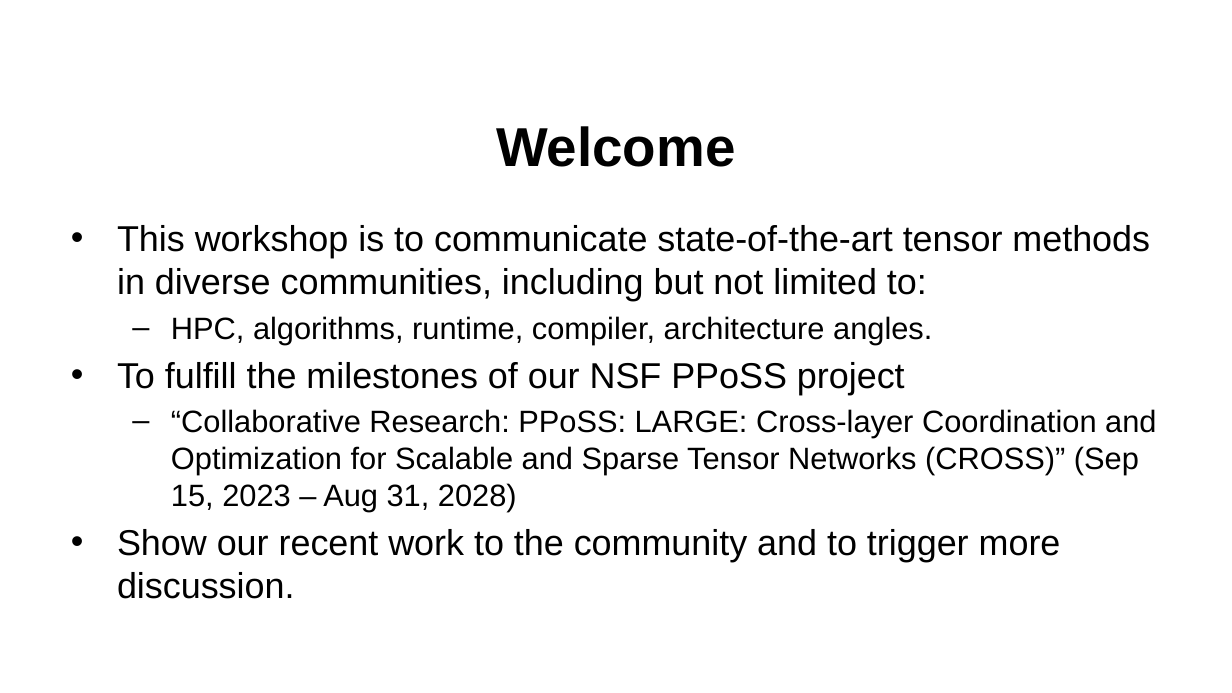
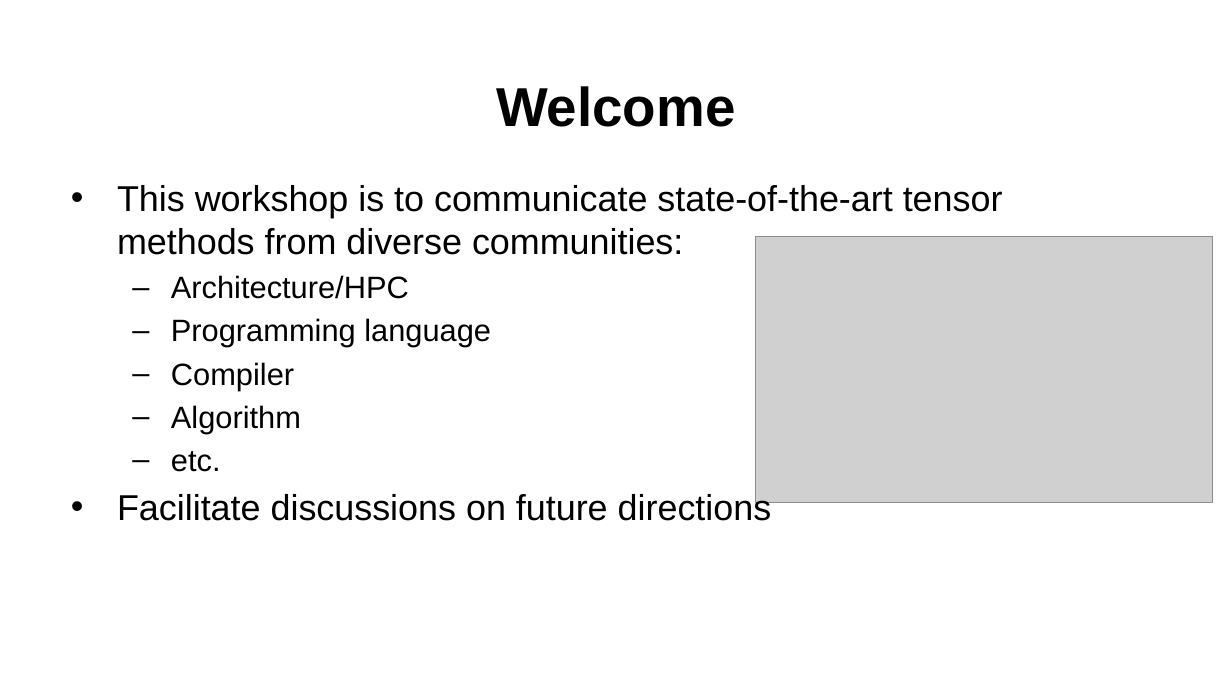
Before and after one commit to fruitfly1026/fruitfly1026.github.io, a slide deck: slide 2 of static/files/XTensor Workshop.pptx. Drawn at 1232x693 pixels with LibreOffice and Linux fonts; fonts in the diff are those of the drawing; grey boxes stand for pictures. Boxes give left, top, right and bottom in pixels: in the first picture for what was removed or moved away, otherwise in the second. Text is boxed around its words. In the diff, an @@ line names an element or a change of style, - is before the commit and + after.

Commit message:
update welcome slides

```diff
--- a/static/files/XTensor Workshop.pptx
+++ b/static/files/XTensor Workshop.pptx
@@ title "Welcome" moved from (x1=496, y1=126, x2=735, y2=167) to (x1=496, y1=86, x2=735, y2=127) @@
@@ text at (x1=117, y1=185, x2=1003, y2=521): text changed @@
-• This workshop is to communicate state-of-the-art tensor methods in diverse communities, including but not limited to:
-  – HPC, algorithms, runtime, compiler, architecture angles.
-• To fulfill the milestones of our NSF PPoSS project
-  – “Collaborative Research: PPoSS: LARGE: Cross-layer Coordination and Optimization for Scalable and Sparse Tensor Networks (CROSS)” (Sep 15, 2023 – Aug 31, 2028)
-• Show our recent work to the community and to trigger more discussion.
+• This workshop is to communicate state-of-the-art tensor methods from diverse communities:
+  – Architecture/HPC
+  – Programming language
+  – Compiler
+  – Algorithm
+  – etc.
+• Facilitate discussions on future directions
@@ picture added at (x1=756, y1=237, x2=1213, y2=502) @@
```
Also in this commit, not shown: 4 other slides changed, 1 slide added, 1 other file.
